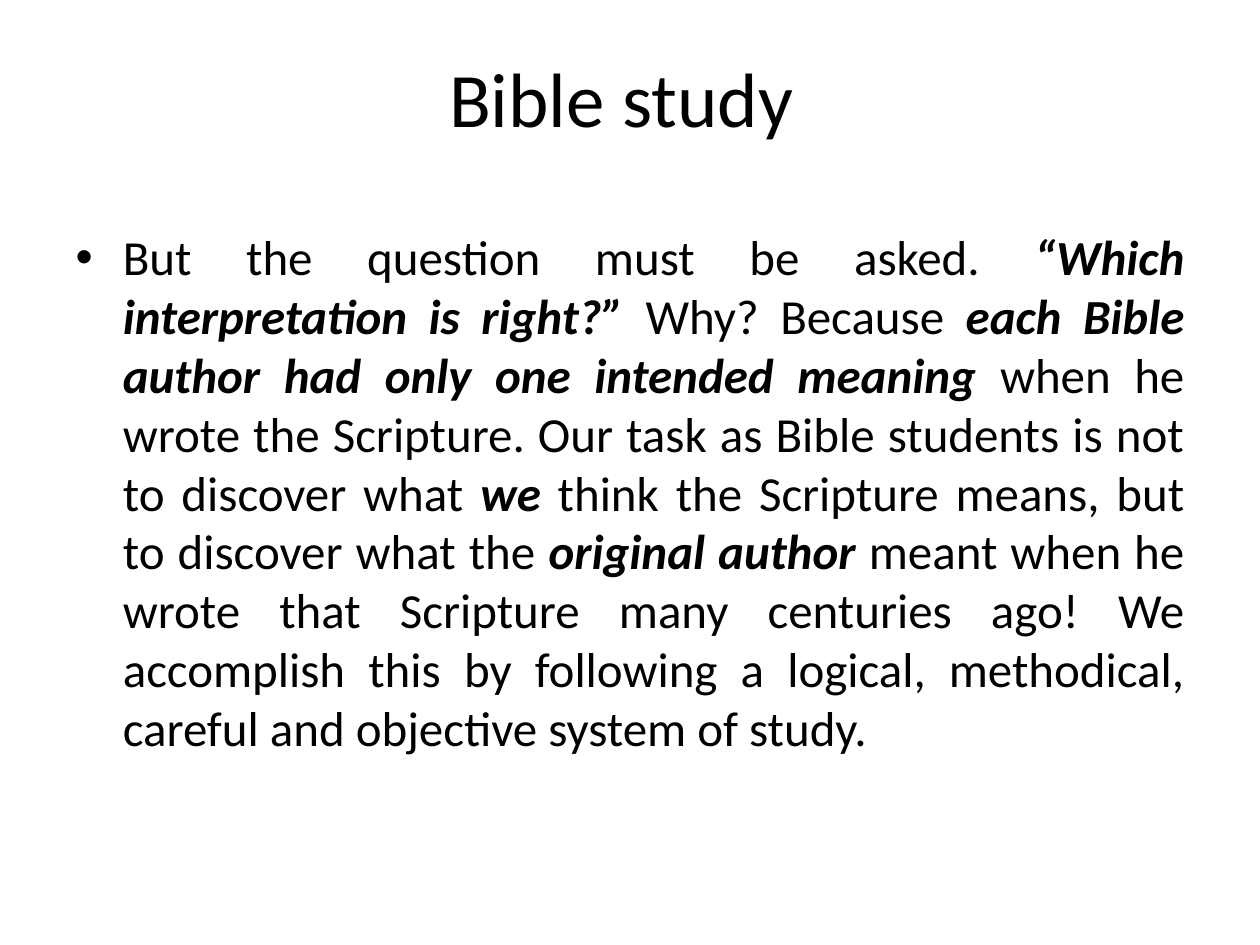
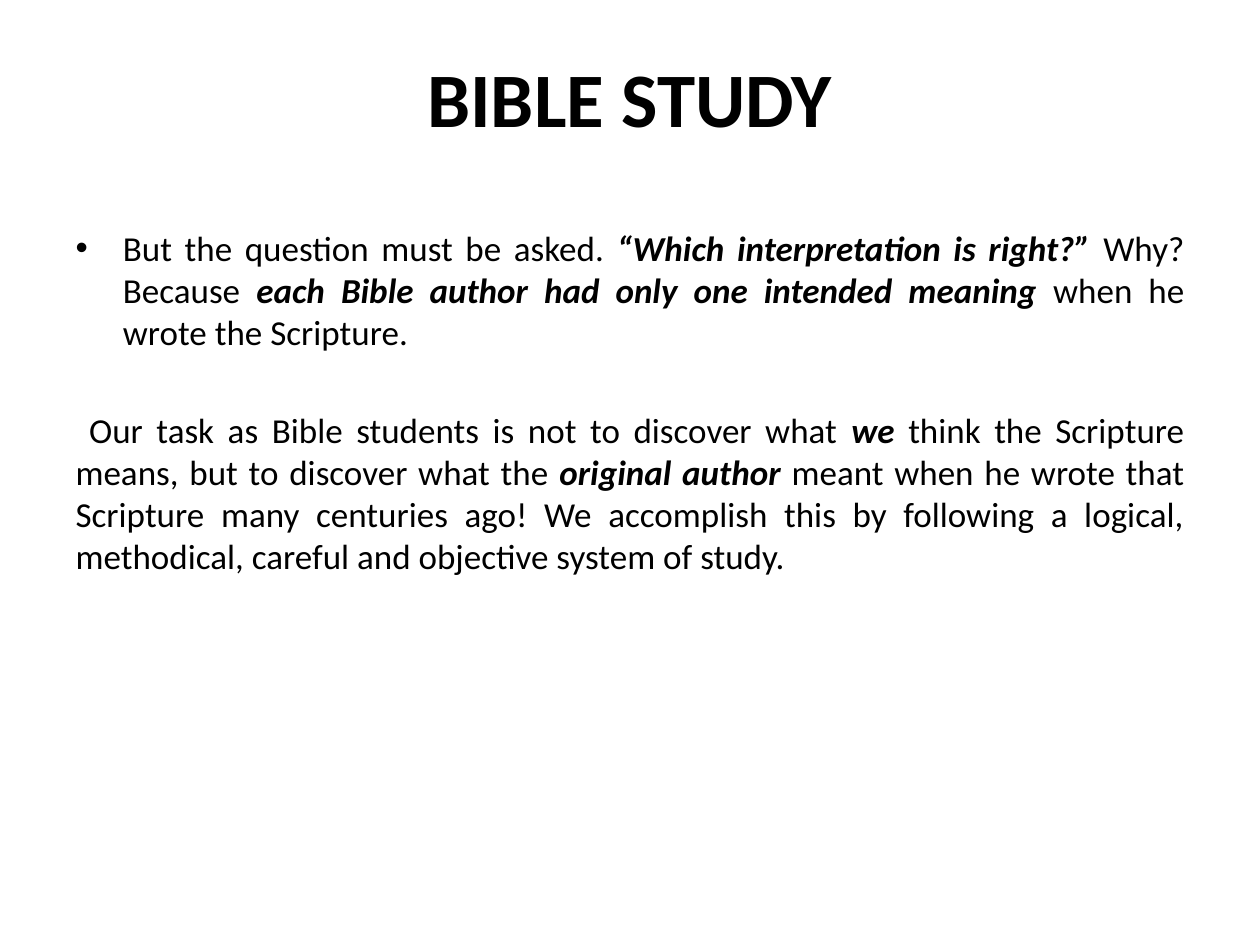
Before and after one commit to mutanganajoseph/Documents, a slide deck: slide 104 of auca/sem-1/intro-to-Bible-study/1 intro to Bible study Notes.pptx. Drawn at 1260x945 pixels with LibreOffice and Linux fonts; fonts in the diff are those of the drawing. Boxes give left, top, right and bottom in pixels: in the first picture for what was removed or moved away, otherwise in the second. Text is boxed around its words. In the diff, an @@ line names an element or a change of style, - is before the commit and + after.

```diff
--- a/auca/sem-1/intro-to-Bible-study/1 intro to Bible study Notes.pptx
+++ b/auca/sem-1/intro-to-Bible-study/1 intro to Bible study Notes.pptx
@@ title at (427, 76, 831, 128): text changed; bold on @@
-Bible study
+BIBLE STUDY
@@ text at (76, 235, 1184, 575): text changed; size 28 to 20 pt @@
-• But the question must be asked. “Which interpretation is right?” Why? Because each Bible author had only one intended meaning when he wrote the Scripture. Our task as Bible students is not to discover what we think the Scripture means, but to discover what the original author meant when he wrote that Scripture many centuries ago! We accomplish this by following a logical, methodical, careful and objective system of study.
+• But the question must be asked. “Which interpretation is right?” Why? Because each Bible author had only one intended meaning when he wrote the Scripture.
+Our task as Bible students is not to discover what we think the Scripture means, but to discover what the original author meant when he wrote that Scripture many centuries ago! We accomplish this by following a logical, methodical, careful and objective system of study.
```
Also in this commit, not shown: 72 other slides changed, 5 other files.
